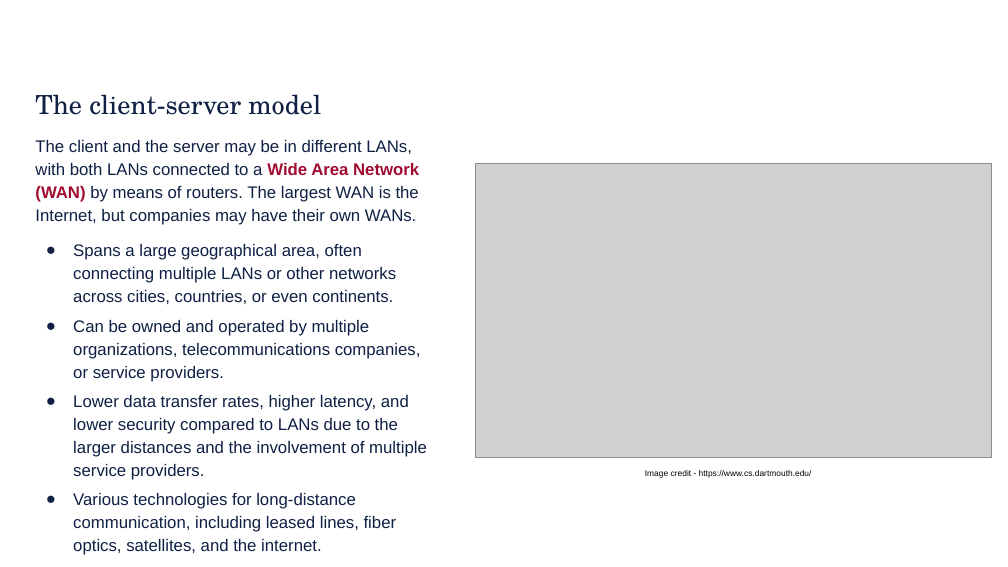
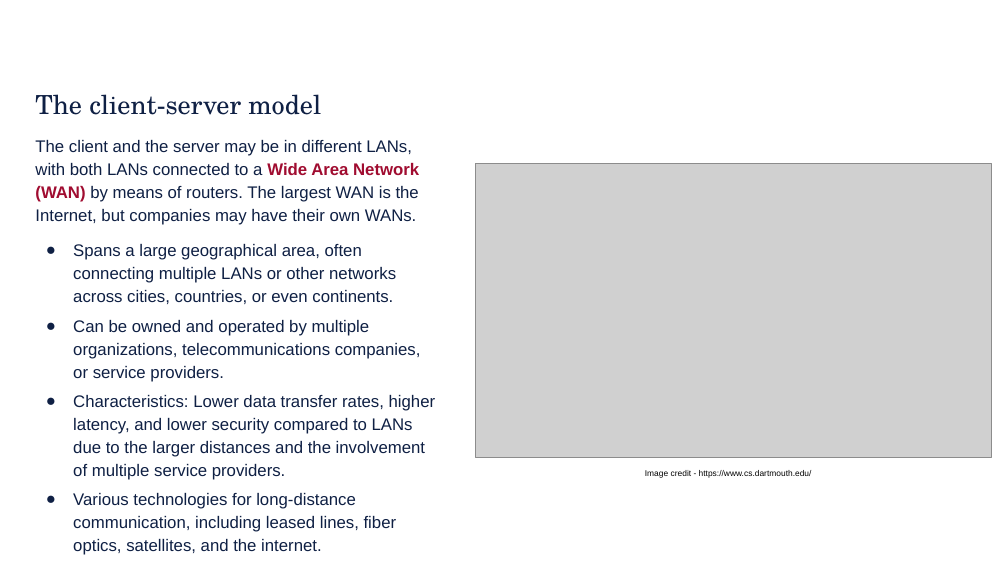
Before and after one commit to rbjohns8/CSC362-Spring-2026, a slide deck: slide 6 of Lecture Slides/22 - Networking - Socket Programming.pptx. Drawn at 1008x567 pixels with LibreOffice and Linux fonts; fonts in the diff are those of the drawing; grey boxes stand for pictures; background and template pictures are left out. Boxes give left, top, right and bottom in pixels: in the first picture for what was removed or moved away, otherwise in the second. Text is boxed around its words. In the diff, an @@ line names an element or a change of style, - is before the commit and + after.

```diff
--- a/Lecture Slides/22 - Networking - Socket Programming.pptx
+++ b/Lecture Slides/22 - Networking - Socket Programming.pptx
@@ text at bbox=[73, 395, 436, 480]: text changed @@
-● Lower data transfer rates, higher latency, and lower security compared to LANs due to the larger distances and the involvement of multiple service providers.
+● Characteristics: Lower data transfer rates, higher latency, and lower security compared to LANs due to the larger distances and the involvement of multiple service providers.
```
Also in this commit, not shown: 4 other slides changed.
